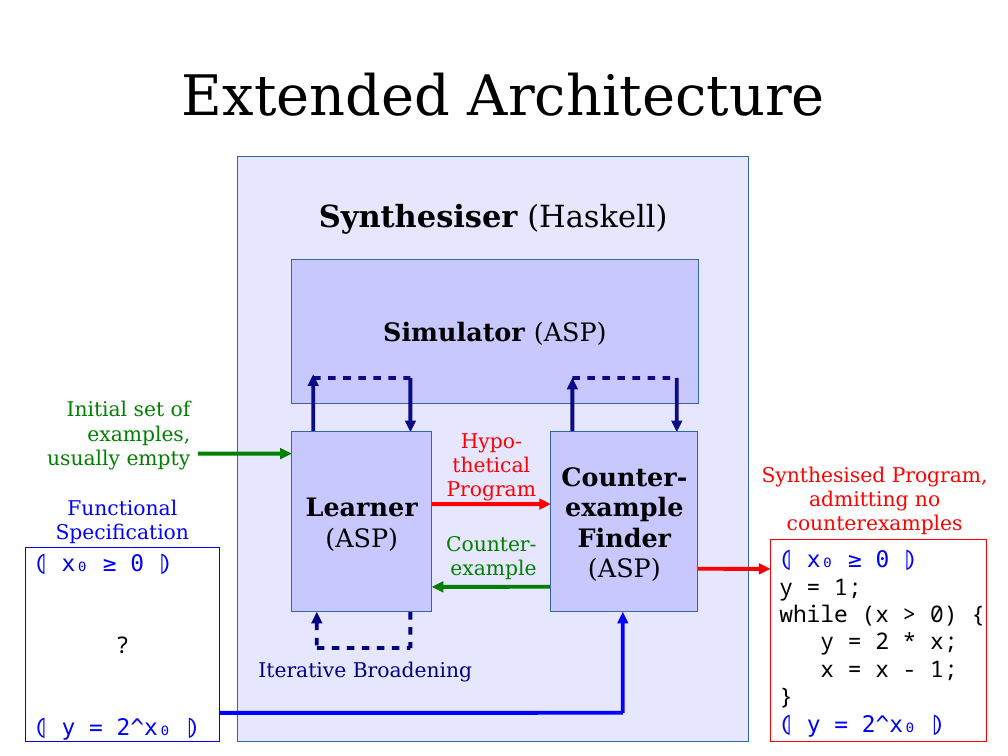
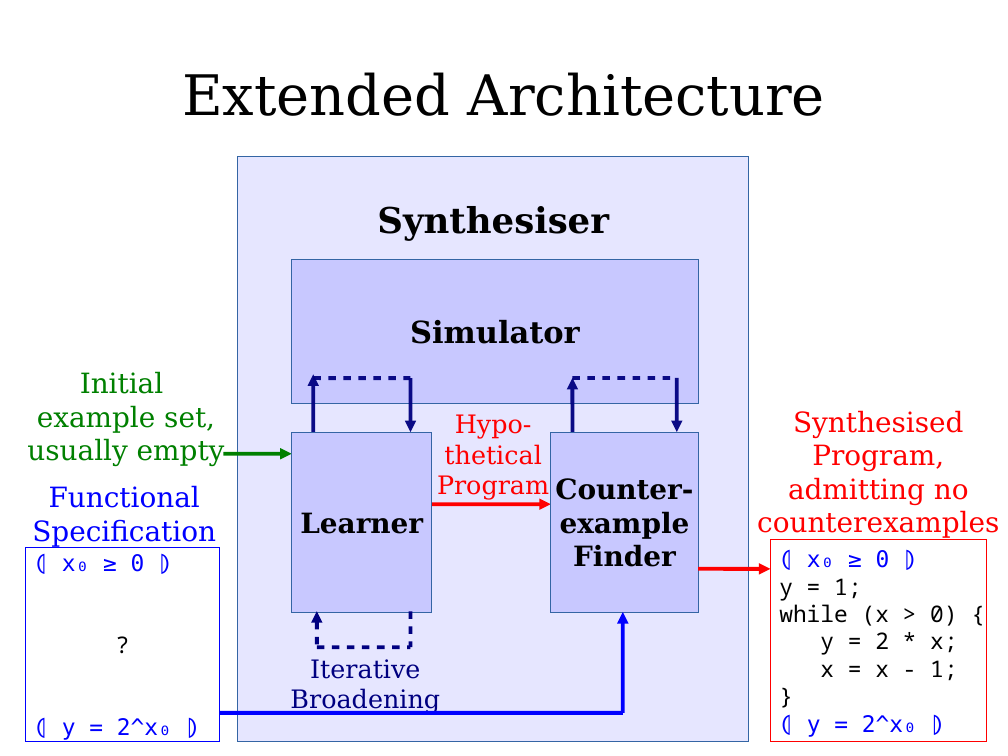
Before and after one commit to joodicator/ic-while-synth, a slide deck: slide 19 of docs/presentation/SoSWASP.odp (slide 15 before the commit). Drawn at 1008x756 pixels with LibreOffice and Linux fonts; fonts in the diff are those of the drawing. Boxes give left, top, right and bottom in pixels: in the first picture for what was removed or moved away, otherwise in the second. Text is boxed around its words. In the diff, an @@ line names an element or a change of style, - is before the commit and + after.

```diff
--- a/docs/presentation/SoSWASP.odp
+++ b/docs/presentation/SoSWASP.odp
@@ text in rectangle at <box>377,206,609,241</box>: text changed; size 24 to 28 pt @@
-Synthesiser (Haskell)
+Synthesiser
@@ text in rectangle at <box>410,319,580,344</box>: text changed; size 20 to 24 pt @@
-Simulator (ASP)
+Simulator
@@ text at <box>27,371,225,466</box>: text changed; size 16 to 22 pt @@
-Initial set of examples, usually empty
+Initial example set, usually empty
@@ text "Hypo-": place and size @@
-text "Hypo-" at <box>447,433,536,501</box>
+text "Hypo-" at <box>437,414,549,500</box>
@@ text "Hypo-" at <box>437,414,549,500</box>: size 16 to 20 pt @@
@@ text "Synthesised Program," at <box>757,410,999,538</box>: size 16 to 22 pt @@
@@ text "Synthesised Program,": place and size @@
-text "Synthesised Program," at <box>762,466,988,535</box>
+text "Synthesised Program," at <box>757,410,999,538</box>
@@ rectangle "Learner" at <box>292,433,433,613</box>: size 20 to 22 pt @@
@@ text "Functional Specification": place and size @@
-text "Functional Specification" at <box>56,499,189,544</box>
+text "Functional Specification" at <box>32,485,216,546</box>
@@ text "Functional Specification" at <box>32,485,216,546</box>: size 16 to 22 pt @@
@@ arrow moved from (198, 454) - (292, 454) to (223, 454) - (292, 454) @@
@@ text in rectangle at <box>555,478,693,539</box>: text changed; size 20 to 22 pt @@
-Counter-example
+Counter-
+example
@@ text in rectangle at <box>325,528,398,551</box>: paragraph removed @@
-(ASP)
@@ text removed at <box>446,536,536,580</box> @@
-Counter-
-example
@@ text in rectangle at <box>573,544,676,567</box>: size 20 to 22 pt in "Finder" @@
@@ text in rectangle at <box>588,558,661,581</box>: paragraph removed @@
-(ASP)
@@ arrow removed from (551, 587) to (432, 587) @@
@@ text "Iterative Broadening": place and size @@
-text "Iterative Broadening" at <box>258,661,472,682</box>
+text "Iterative Broadening" at <box>290,659,440,714</box>
@@ text "Iterative Broadening" at <box>290,659,440,714</box>: size 16 to 20 pt; alignment right to centre @@
```
Also in this commit, not shown: 14 other slides changed, 6 slides added, 2 slides removed, 9 other files.
